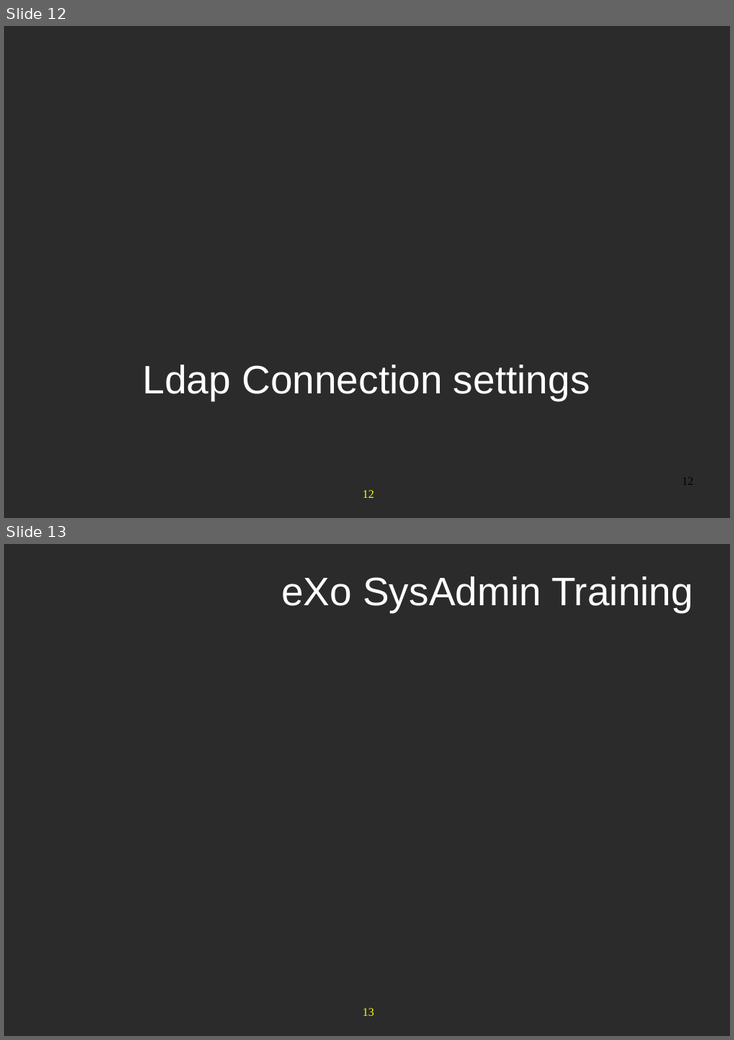
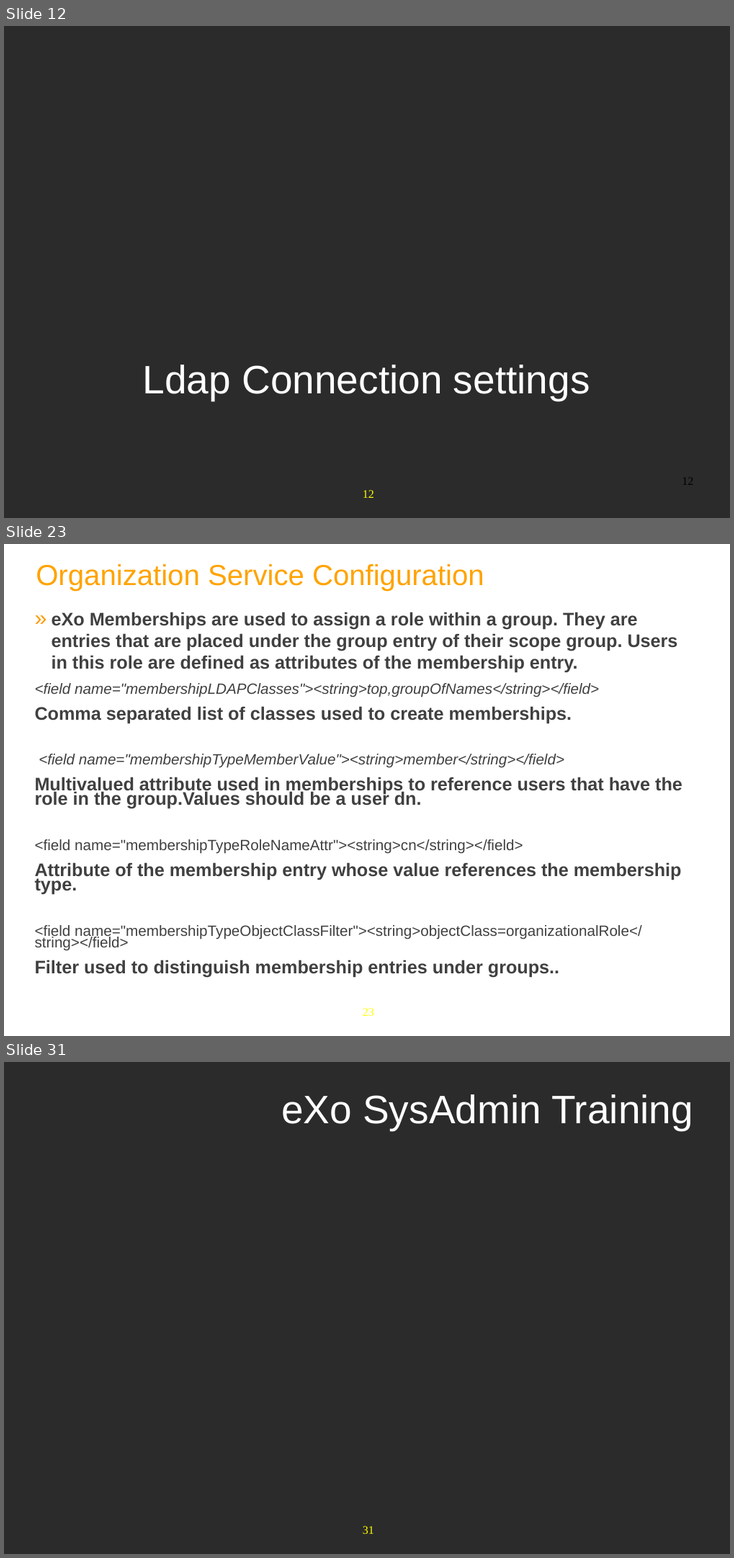
Before and after one commit to anhvurz90/training, a slide deck: exo-sysAdmin/970-LdapConfig-XSys.pptx. Shown one above the other, each under a label of ours: slides 12 and 13 before the commit, slides 12, 23 and 31 after it; the slides between them are not shown. The pictures are 734x1040 and 734x1558 pixels, drawn with LibreOffice and Linux fonts; fonts in the diff are those of the drawing; background and template pictures are left out; a plain dark background stands for a picture behind light text. Boxes give left, top, right and bottom in pixels: in the first picture for what was removed or moved away, otherwise in the second. Text is boxed around its words. In the diff, an @@ line names an element or a change of style, - is before the commit and + after.

```diff
--- a/exo-sysAdmin/970-LdapConfig-XSys.pptx
+++ b/exo-sysAdmin/970-LdapConfig-XSys.pptx
@@ slide 23 added at [4,544,730,1036], background #FFFFFF; not listed: 1 template element that a slide beside it also shows @@
@@ title added at [36,564,484,591], 35 pt, text #FFA300 @@
+Organization Service Configuration
@@ text added at [35,612,682,977], 22 pt, text #404040, bold @@
+» eXo Memberships are used to assign a role within a group. They are entries that are placed under the group entry of their scope group. Users in this role are defined as attributes of the membership entry.
+<field name="membershipLDAPClasses"><string>top,groupOfNames</string></field>
+Comma separated list of classes used to create memberships.
+<field name="membershipTypeMemberValue"><string>member</string></field>
+Multivalued attribute used in memberships to reference users that have the role in the group.Values should be a user dn.
+<field name="membershipTypeRoleNameAttr"><string>cn</string></field>
+Attribute of the membership entry whose value references the membership type.
+<field name="membershipTypeObjectClassFilter"><string>objectClass=organizationalRole</string></field>
+Filter used to distinguish membership entries under groups..
@@ what was slide 13 is now slide 31 @@
@@ page number at [363,1526,374,1534]: text changed @@
-13
+31
```
Also in this commit, not shown: 2 slides changed, 17 other slides added.
